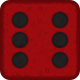
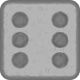
Comparing the layer stacks of the two 80px x 80px images. Changes:
renamed "Dice" to "dots", moved it into group "active" over (x1=11, y1=11, x2=69, y2=69)
added group "inactive" with 9 layers over (x1=0, y1=0, x2=80, y2=80)
added group "dots" (2nd of 2, in "inactive") with 7 layers in group "inactive" over (x1=11, y1=11, x2=69, y2=69)
added layer "upper left" (2nd of 2, in "inactive" › "dots") in group "dots" over (x1=11, y1=11, x2=29, y2=29)
added layer "upper right" (2nd of 2, in "inactive" › "dots") in group "dots" over (x1=51, y1=11, x2=69, y2=29)
added layer "middle left" (2nd of 2, in "inactive" › "dots") in group "dots" over (x1=11, y1=31, x2=29, y2=49)
added layer "middle right" (2nd of 2, in "inactive" › "dots") in group "dots" over (x1=51, y1=31, x2=69, y2=49)
added layer "lower left" (2nd of 2, in "inactive" › "dots") in group "dots" over (x1=11, y1=51, x2=29, y2=69)
added layer "lower right" (2nd of 2, in "inactive" › "dots") in group "dots" over (x1=51, y1=51, x2=69, y2=69)
renamed "Dice" to "dice", moved it into group "inactive" over (x1=0, y1=0, x2=80, y2=80)
